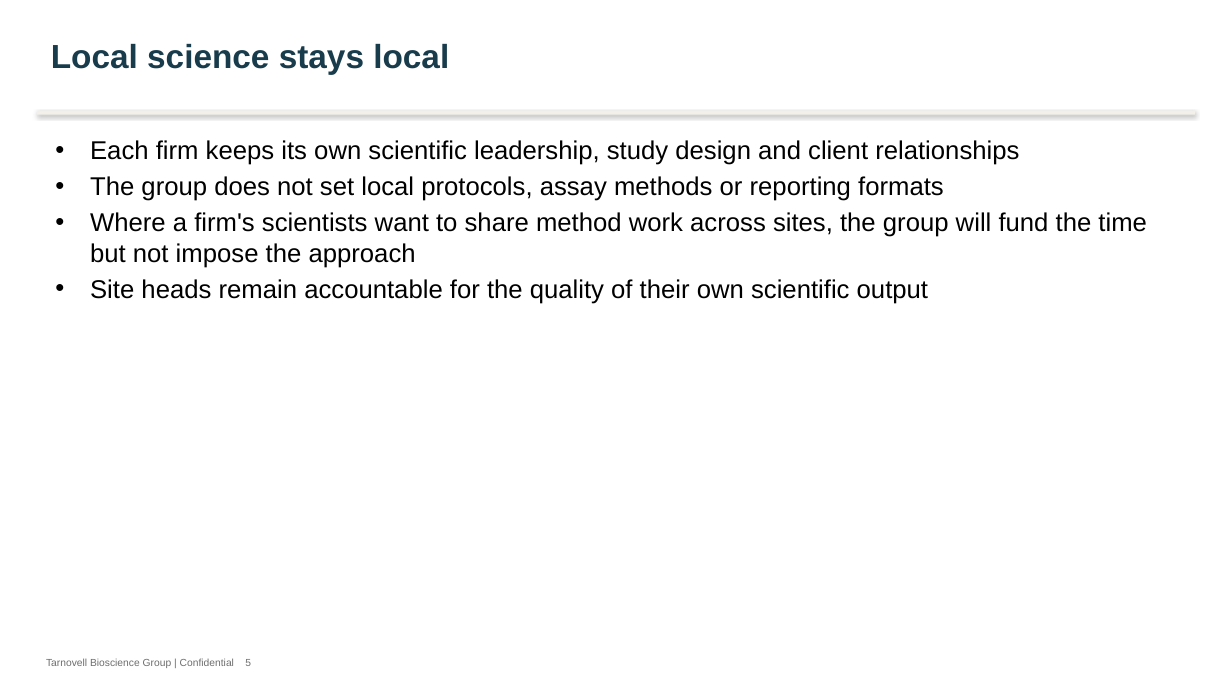
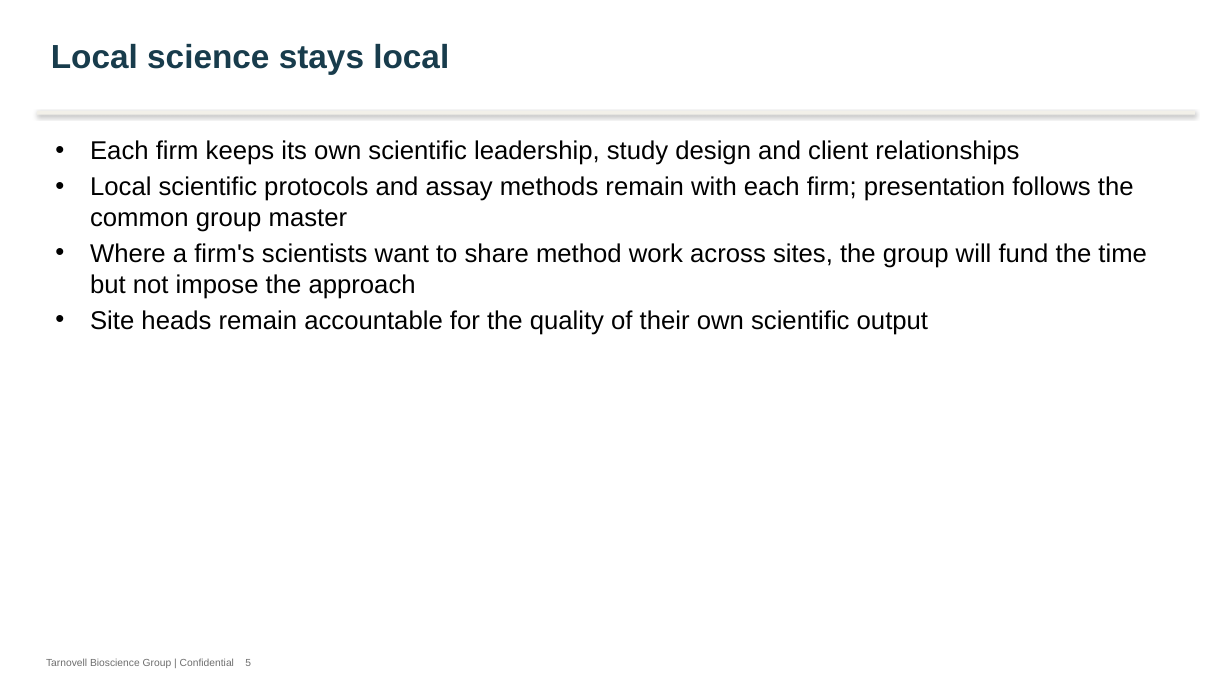
Before and after one commit to 60xAI/portco-mock-dataset, a slide deck: slide 5 of output/archive/Tarnovell_Group/Brand/Launch/2020/Tarnovell_Group_Brand_Launch_2020-02.pptx. Drawn at 1232x693 pixels with LibreOffice and Linux fonts; fonts in the diff are those of the drawing. Boxes give left, top, right and bottom in pixels: in the first picture for what was removed or moved away, otherwise in the second. Text is boxed around its words. In the diff, an @@ line names an element or a change of style, - is before the commit and + after.

```diff
--- a/output/archive/Tarnovell_Group/Brand/Launch/2020/Tarnovell_Group_Brand_Launch_2020-02.pptx
+++ b/output/archive/Tarnovell_Group/Brand/Launch/2020/Tarnovell_Group_Brand_Launch_2020-02.pptx
@@ text at [90, 176, 1134, 232]: text changed @@
-• The group does not set local protocols, assay methods or reporting formats
+• Local scientific protocols and assay methods remain with each firm; presentation follows the common group master
```
Also in this commit, not shown: 4 other slides changed, 1 other file.
